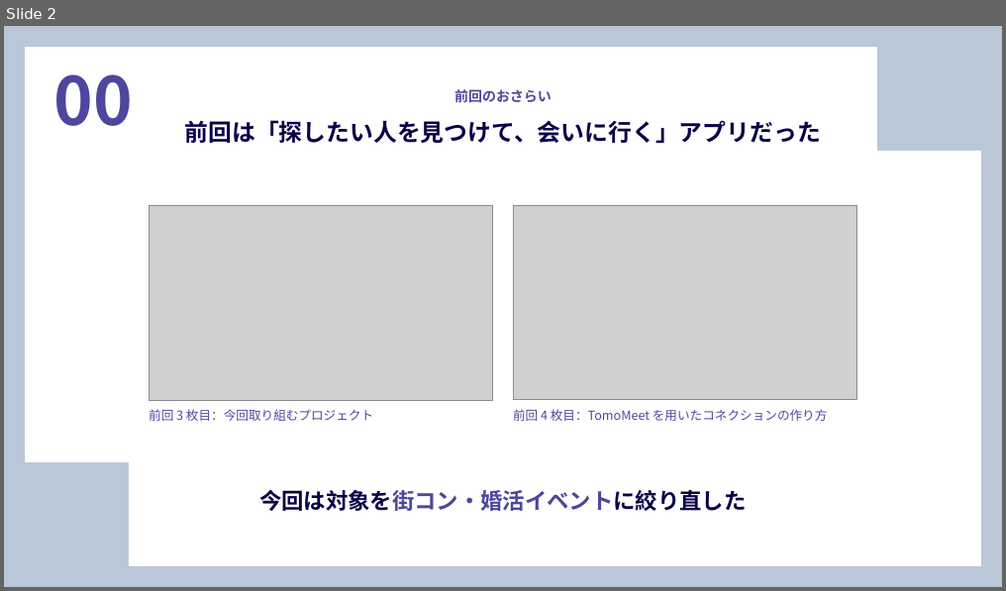
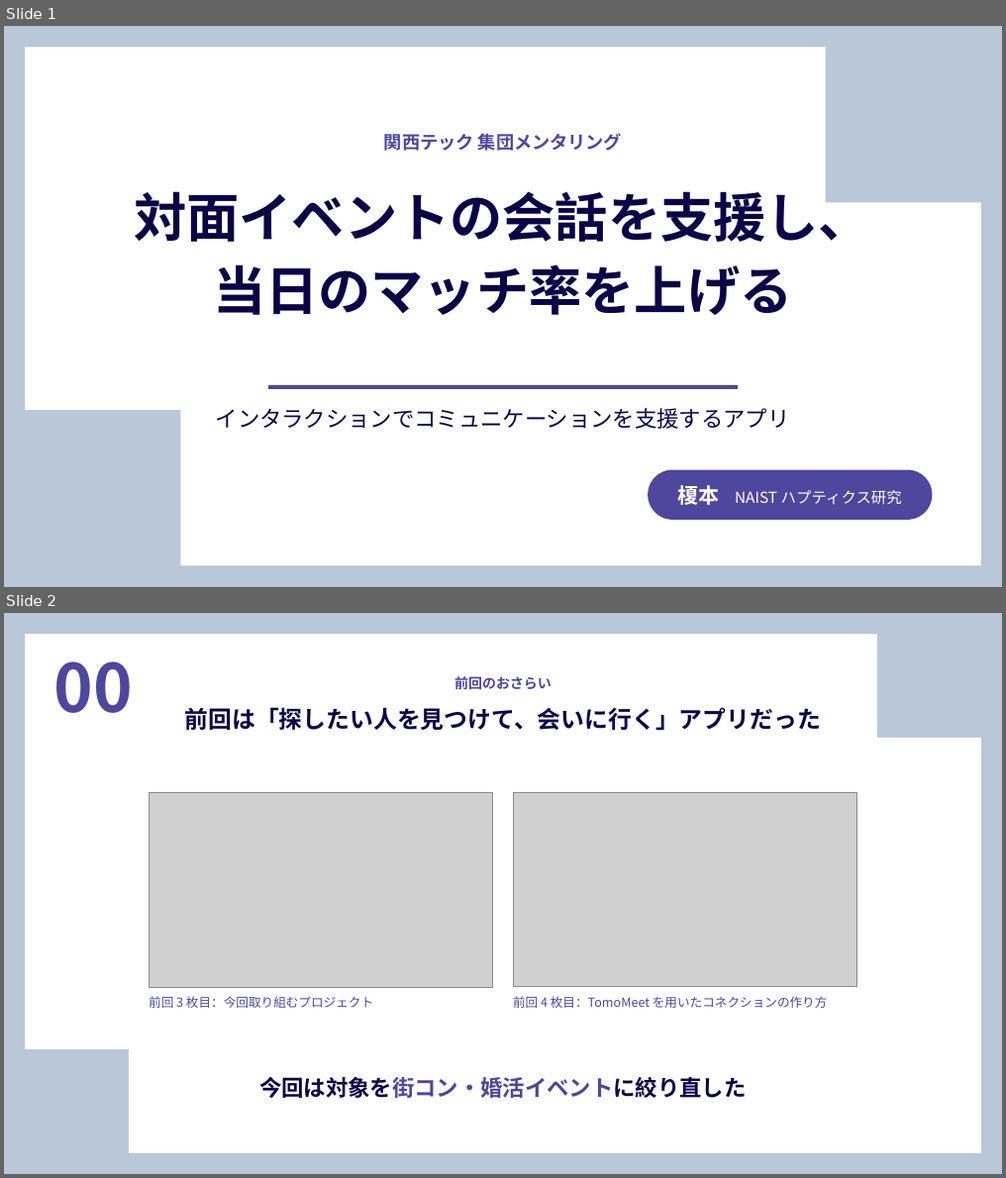
Before and after one commit to waka1220/waka1220, a slide deck: slides/tomomeet_deck.pptx. Shown one above the other, each under a label of ours: slide 2 before the commit, slides 1 and 2 after it. The pictures are 1006x591 and 1006x1178 pixels, drawn with LibreOffice and Linux fonts; fonts in the diff are those of the drawing; grey boxes stand for pictures. Boxes give left, top, right and bottom in pixels: in the first picture for what was removed or moved away, otherwise in the second. Text is boxed around its words. In the diff, an @@ line names an element or a change of style, - is before the commit and + after.

```diff
--- a/slides/tomomeet_deck.pptx
+++ b/slides/tomomeet_deck.pptx
@@ slide 1 added at [4, 26, 1002, 587], background #B9C7D9 @@
@@ rectangle added at [25, 47, 826, 410], fill #FFFFFF @@
@@ text added at [384, 133, 622, 151], 13 pt, text #4F469D, bold @@
+関西テック 集団メンタリング
@@ text added at [134, 183, 871, 315], 38 pt, text #0A0147, bold @@
+対面イベントの会話を支援し、
+当日のマッチ率を上げる
@@ rectangle added at [180, 202, 981, 566], fill #FFFFFF @@
@@ text added at [216, 408, 790, 429], 16 pt, text #0A0147 @@
+インタラクションでコミュニケーションを支援するアプリ
@@ rectangle added at [268, 385, 738, 389], fill #4F469D @@
@@ rounded rectangle added at [648, 471, 932, 520], fill #4F469D @@
@@ text added at [678, 485, 902, 505], 11 pt, text #FFFFFF @@
+榎本 NAIST ハプティクス研究
```
Also in this commit, not shown: 1 slide removed, 2 other files.
